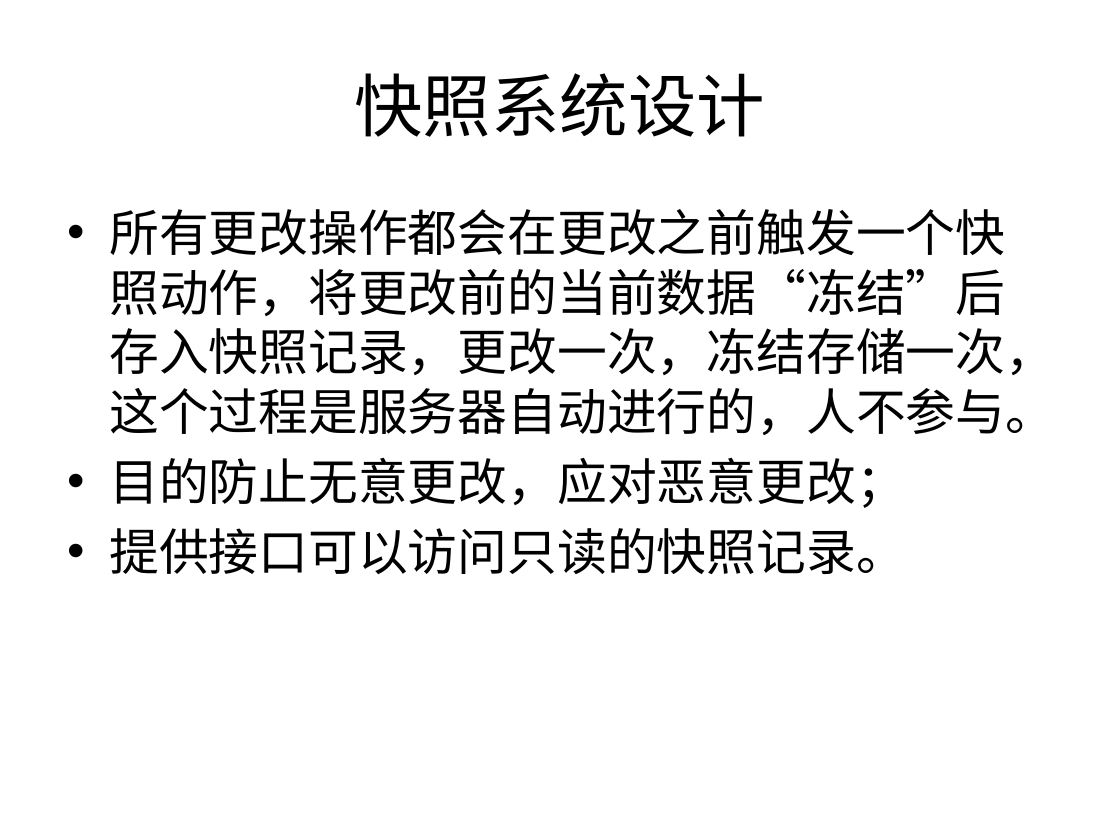
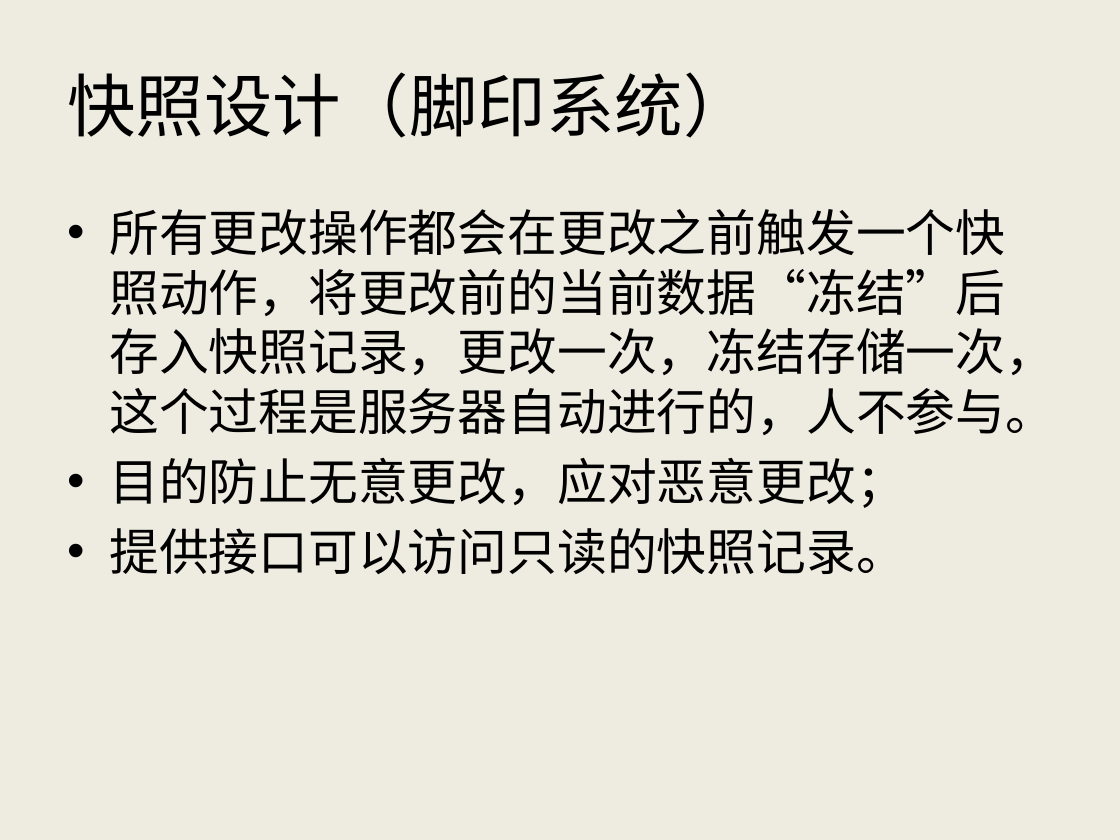
Before and after one commit to AlecSPb/PMS, a slide deck: slide 10 of PMSClient/Resource/Files/pmshelp_ch.pptx (slide 9 before the commit). Drawn at 1120x840 pixels with LibreOffice and Linux fonts; fonts in the diff are those of the drawing. Boxes give left, top, right and bottom in pixels: in the first picture for what was removed or moved away, otherwise in the second. Text is boxed around its words. In the diff, an @@ line names an element or a change of style, - is before the commit and + after.

```diff
--- a/PMSClient/Resource/Files/pmshelp_ch.pptx
+++ b/PMSClient/Resource/Files/pmshelp_ch.pptx
@@ background #FFFFFF to #EEECE1 @@
@@ title at [67,72,751,138]: text changed @@
-快照系统设计
+快照设计（脚印系统）
```
Also in this commit, not shown: 10 other slides changed, 2 slides added, 1 slide removed, 11 other files.
